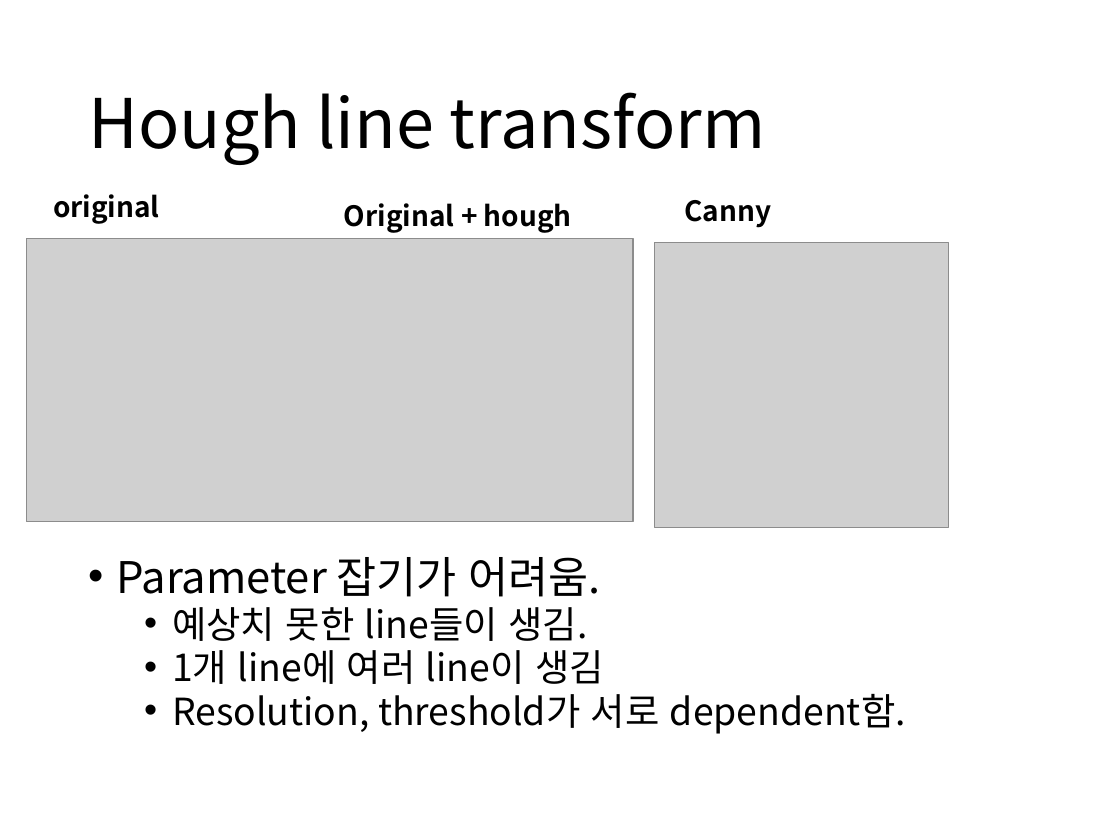
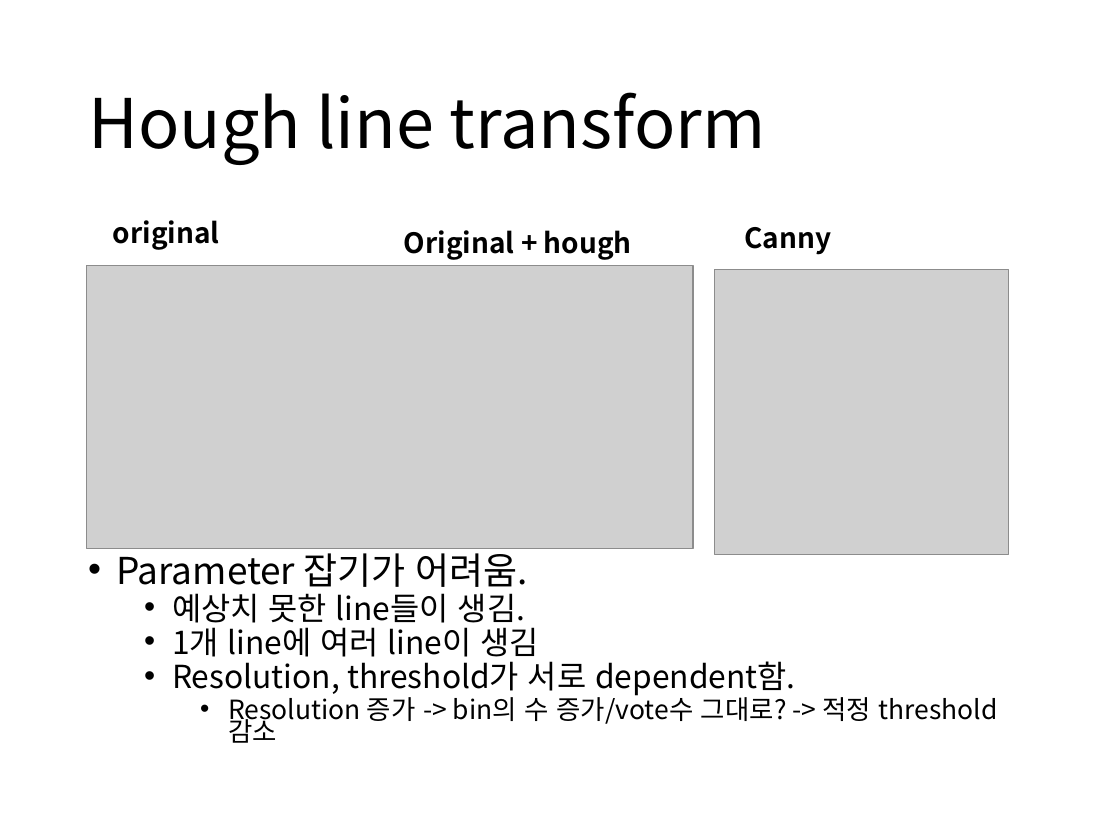
Before and after one commit to boy1089/MyProject, a slide deck: slide 15 of hough transform/hough transform ver1.pptx. Drawn at 1120x840 pixels with LibreOffice and Linux fonts; fonts in the diff are those of the drawing; grey boxes stand for pictures. Boxes give left, top, right and bottom in pixels: in the first picture for what was removed or moved away, otherwise in the second. Text is boxed around its words. In the diff, an @@ line names an element or a change of style, - is before the commit and + after.

Commit message:
hough 2nd

```diff
--- a/hough transform/hough transform ver1.pptx
+++ b/hough transform/hough transform ver1.pptx
@@ 3 texts, 2 pictures moved together from (x1=27, y1=194, x2=949, y2=528) to (x1=86, y1=220, x2=1008, y2=554) @@
@@ text at (x1=116, y1=547, x2=795, y2=696): size 28 to 23.8 pt in "Parameter 잡기가 어려움."; size 24 to 20.4 pt in "예상치 못한 line들이 생김.", "1개 line에 여러 line이 생김", "Resolution, threshold가 서로 dependent함."; line spacing 0.8 to 0.7 @@
@@ text at (x1=228, y1=692, x2=871, y2=726): paragraph added @@
+    • Resolution 증가 -> bin의 수 증가/vote수 그대로? -> 적정 threshold감소
```
Also in this commit, not shown: 5 other slides changed, 3 slides added, 3 slides removed, 4 other files.
